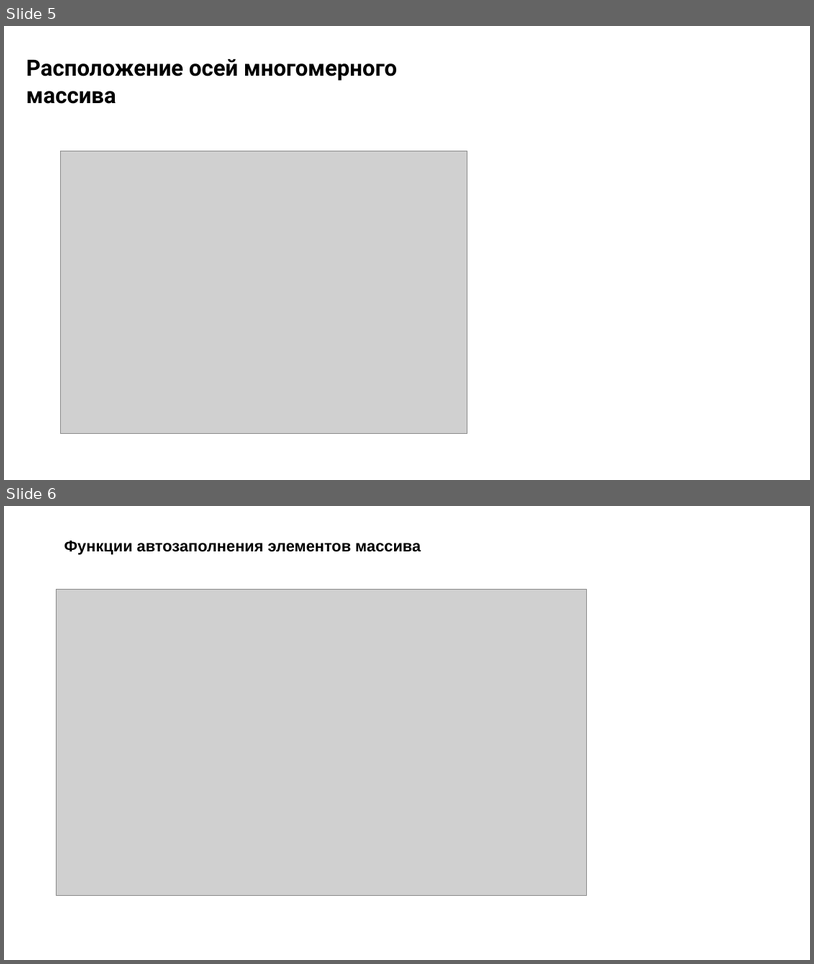
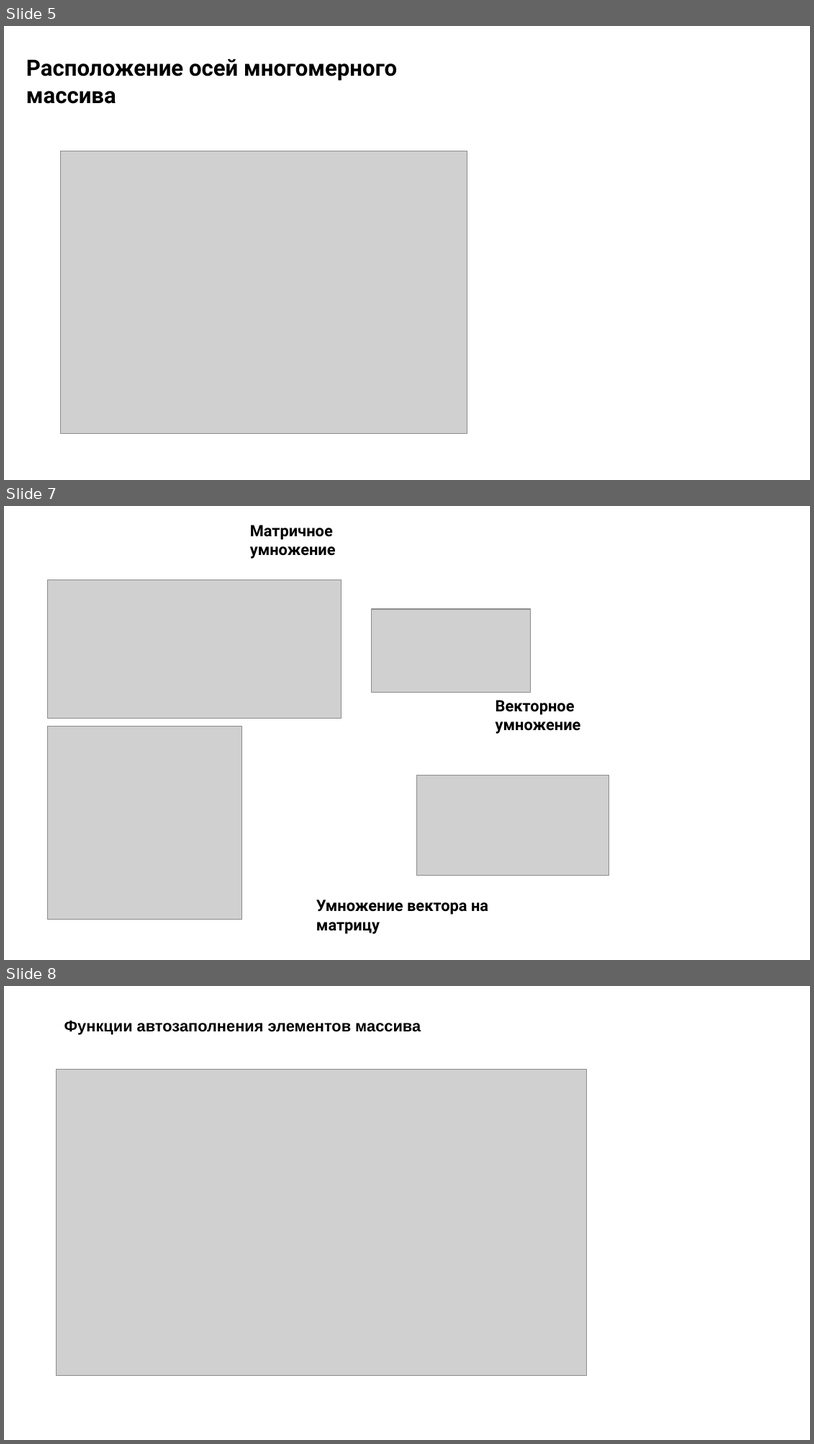
Before and after one commit to nesrv/pt-cgis, a slide deck: m28/ppt/презентация.pptx. Shown one above the other, each under a label of ours: slides 5 and 6 before the commit, slides 5, 7 and 8 after it; the slides between them are not shown. The pictures are 814x964 and 814x1444 pixels, drawn with LibreOffice and Linux fonts; fonts in the diff are those of the drawing; grey boxes stand for pictures; background and template pictures are left out. Boxes give left, top, right and bottom in pixels: in the first picture for what was removed or moved away, otherwise in the second. Text is boxed around its words. In the diff, an @@ line names an element or a change of style, - is before the commit and + after.

```diff
--- a/m28/ppt/презентация.pptx
+++ b/m28/ppt/презентация.pptx
@@ slide 7 added at (4,506,810,960), background #FFFFFF @@
@@ text added at (250,525,336,559), 14 pt, text #000000, bold @@
+Матричное умножение
@@ picture added at (47,580,341,718) @@
@@ picture added at (372,609,530,692) @@
@@ text added at (496,700,581,734), 14 pt, text #000000, bold @@
+Векторное умножение
@@ picture added at (47,726,242,919) @@
@@ picture added at (417,775,610,875) @@
@@ text added at (316,899,489,934), 14 pt, text #000000, bold @@
+Умножение вектора на матрицу
@@ what was slide 6 is now slide 8 @@
```
Also in this commit, not shown: 1 other slide added, 2 other files.
